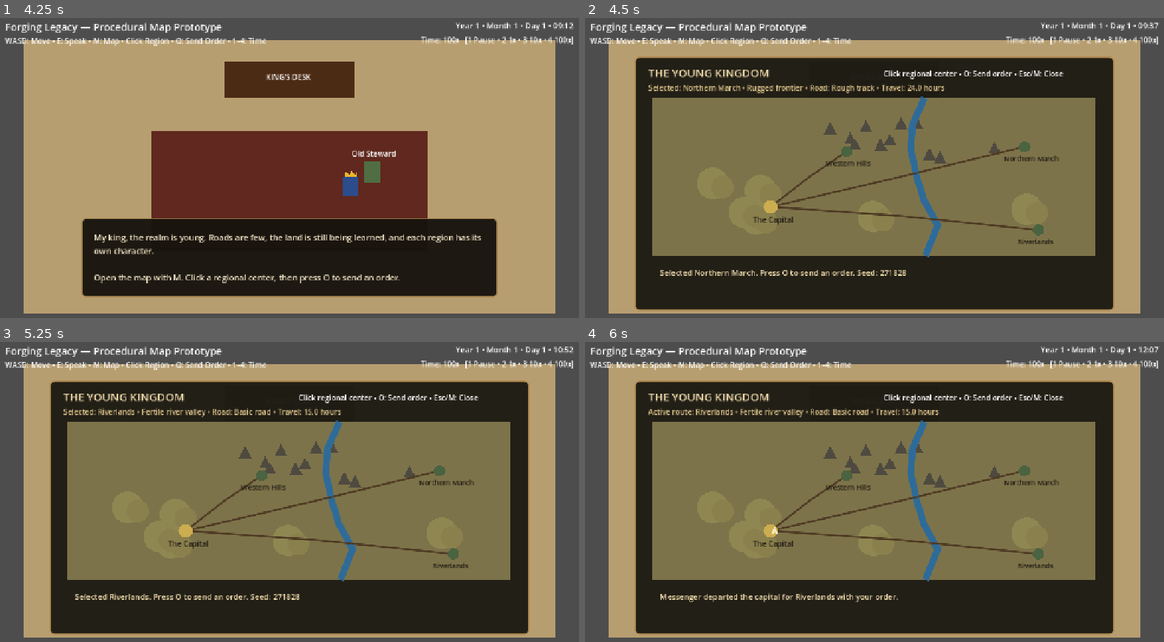
Above: before the commit, frames 1-4 (two rows, left to right).
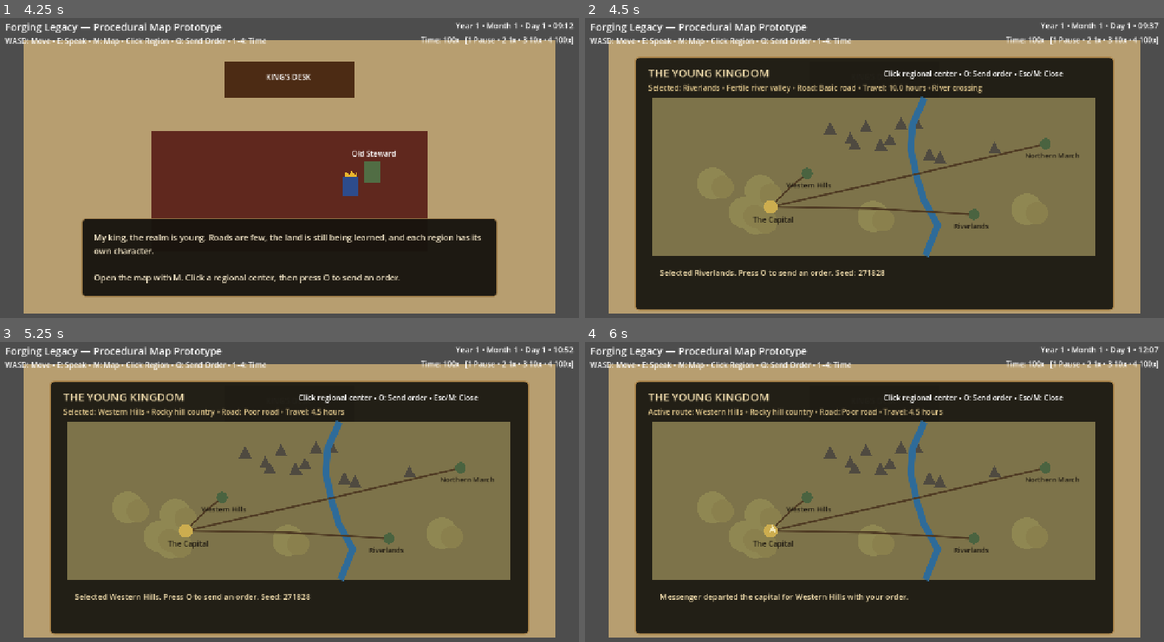
Above: after the commit, the same moments.

Repository: thomasmcanerney-gif/forging-legacy-game
Game: Godot game, scene res://scenes/main.tscn
The game is run twice, just before and just after one commit, with the same random seed, the same clock (stepped at 60 frames per second) and the same inputs.
Inputs (mouse positions are in pixels of both pictures, inside the frame that each line leads up to):
- Up to frame 1 (4.25 s): tap Enter at 0.5, 2, 3.5 s; move the mouse to (416, 159) at 0.52 s; hold D (move_right) 0.53-1.28 s; tap E (interact) at 0.6, 1.25 s; click (416, 159) at 0.67 s; move the mouse to (173, 192) at 1.27 s; hold S (move_down) 1.28-2.03 s; tap 1 at 1.35 s; move the mouse to (347, 105) at 2.02 s; hold D (move_right) 2.03-2.78 s; tap 2 at 2.1 s; tap Space at 2.75 s; move the mouse to (260, 243) at 2.77 s; hold W (move_up) 2.78-3.53 s; tap 3 at 2.85 s; click (260, 243) at 2.92 s; move the mouse to (468, 228) at 3.52 s; hold A (move_left) from 3.53 s (still down); tap 4 at 3.6 s
- Up to frame 2 (4.5 s): keep holding A (move_left); tap Space at 4.25 s; move the mouse to (695, 126) at 4.27 s; tap M at 4.35 s
- Up to frame 3 (5.25 s): move the mouse to (289, 501) at 5.02 s; release A (move_left) at 5.03 s; hold S (move_down) from 5.03 s (still down); tap T at 5.1 s; click (289, 501) at 5.17 s
- Up to frame 4 (6 s): move the mouse to (787, 417) at 5.77 s; release S (move_down) at 5.78 s; hold D (move_right) from 5.78 s (still down); tap O at 5.85 s

Frame 1 is identical in both runs. In frame 2, 2.8% of the frame differs, in the area x 17-86%, y 21-86%; in frame 3, 2.7%; in frame 4, 2.5%.

Commit message:
Generate geography-aware region placement and travel

Diff:
--- a/scripts/kingdom_state.gd
+++ b/scripts/kingdom_state.gd
@@ -2,45 +2,95 @@
 extends Node
 
 const CAPITAL_ID := "capital"
-const CAPITAL_POSITION := Vector2(255, 235)
+const MAP_SIZE := Vector2(960, 340)
 
 var regions: Dictionary = {}
 var region_order: Array[String] = []
+var capital_position := Vector2.ZERO
+var river_points: PackedVector2Array = PackedVector2Array()
+var mountain_positions: Array[Vector2] = []
+var field_positions: Array[Vector2] = []
+var map_seed := 271828
 
 func _ready() -> void:
-	_build_prototype_regions()
+	generate_geography(map_seed)
 
-func _build_prototype_regions() -> void:
+func generate_geography(seed: int) -> void:
+	map_seed = seed
+	var rng := RandomNumberGenerator.new()
+	rng.seed = seed
+
+	river_points = PackedVector2Array()
+	mountain_positions.clear()
+	field_positions.clear()
 	regions.clear()
 	region_order.clear()
 
-	_add_region(RegionData.new(
-		"northern_march",
-		"Northern March",
-		Vector2(805, 105),
-		"Rugged frontier",
-		"Rough track",
-		1440.0,
-		120.0
-	))
-	_add_region(RegionData.new(
-		"riverlands",
-		"Riverlands",
-		Vector2(835, 285),
-		"Fertile river valley",
-		"Basic road",
-		900.0,
-		90.0
-	))
-	_add_region(RegionData.new(
-		"western_hills",
-		"Western Hills",
-		Vector2(420, 115),
-		"Rocky hill country",
-		"Poor road",
-		1860.0,
-		180.0
-	))
+	var river_x: float = rng.randf_range(455.0, 610.0)
+	river_points.append(Vector2(river_x, 0.0))
+	for y in range(55, 341, 55):
+		river_x += rng.randf_range(-40.0, 40.0)
+		river_x = clampf(river_x, 385.0, 690.0)
+		river_points.append(Vector2(river_x, float(y)))
+
+	var mountain_y: float = rng.randf_range(72.0, 120.0)
+	for i in range(12):
+		var x: float = 285.0 + float(i) * 43.0 + rng.randf_range(-14.0, 14.0)
+		var y: float = mountain_y + sin(float(i) * 0.75) * 24.0 + rng.randf_range(-10.0, 10.0)
+		mountain_positions.append(Vector2(x, y))
+
+	for i in range(7):
+		field_positions.append(Vector2(rng.randf_range(105.0, 850.0), rng.randf_range(185.0, 312.0)))
+
+	# The founder established the capital on open ground on the near side of the river.
+	var lower_river_x: float = _river_x_at_y(240.0)
+	capital_position = Vector2(clampf(lower_river_x - rng.randf_range(250.0, 315.0), 120.0, 300.0), rng.randf_range(220.0, 285.0))
+
+	# Riverlands sits beside the lower river; its road is the best of the young kingdom.
+	var riverlands_y: float = rng.randf_range(245.0, 300.0)
+	var riverlands_x: float = _river_x_at_y(riverlands_y) + rng.randf_range(75.0, 125.0)
+	_add_generated_region("riverlands", "Riverlands", Vector2(riverlands_x, riverlands_y), "Fertile river valley", "Basic road", 1.0, 0.78, 90.0)
+
+	# Western Hills is anchored against the mountain belt and is slower to reach despite being closer.
+	var western_position := mountain_positions[rng.randi_range(1, 4)] + Vector2(rng.randf_range(-30.0, 20.0), rng.randf_range(38.0, 62.0))
+	_add_generated_region("western_hills", "Western Hills", western_position, "Rocky hill country", "Poor road", 1.45, 1.18, 180.0)
+
+	# Northern March is deliberately beyond the river and near the frontier/mountains.
+	var northern_y: float = rng.randf_range(78.0, 130.0)
+	var northern_x: float = clampf(_river_x_at_y(northern_y) + rng.randf_range(245.0, 320.0), 760.0, 885.0)
+	_add_generated_region("northern_march", "Northern March", Vector2(northern_x, northern_y), "Rugged frontier", "Rough track", 1.30, 1.08, 120.0)
+
+func _add_generated_region(region_id: String, name: String, position: Vector2, terrain: String, road: String, terrain_mod: float, road_mod: float, response_minutes: float) -> void:
+	var crosses_river := _route_crosses_river(capital_position, position)
+	var travel_minutes := _calculate_travel_minutes(capital_position, position, terrain_mod, road_mod, crosses_river)
+	_add_region(RegionData.new(region_id, name, position, terrain, road, travel_minutes, response_minutes, crosses_river, terrain_mod, road_mod))
+
+func _calculate_travel_minutes(origin: Vector2, destination: Vector2, terrain_mod: float, road_mod: float, crosses_river: bool) -> float:
+	# Effective travel time includes normal rest. The icon still moves steadily for readability.
+	var distance_minutes: float = origin.distance_to(destination) * 1.55
+	var total: float = distance_minutes * terrain_mod * road_mod
+	if crosses_river:
+		total += 120.0
+	return maxf(total, 180.0)
+
+func _route_crosses_river(origin: Vector2, destination: Vector2) -> bool:
+	var river_x_origin: float = _river_x_at_y(origin.y)
+	var river_x_destination: float = _river_x_at_y(destination.y)
+	var origin_side: float = origin.x - river_x_origin
+	var destination_side: float = destination.x - river_x_destination
+	return origin_side * destination_side < 0.0
+
+func _river_x_at_y(target_y: float) -> float:
+	if river_points.is_empty():
+		return MAP_SIZE.x * 0.55
+	var closest := river_points[0]
+	var best_distance: float = absf(closest.y - target_y)
+	for point in river_points:
+		var distance: float = absf(point.y - target_y)
+		if distance < best_distance:
+			closest = point
+			best_distance = distance
+	return closest.x
 
 func _add_region(region: RegionData) -> void:
 	regions[region.id] = region
